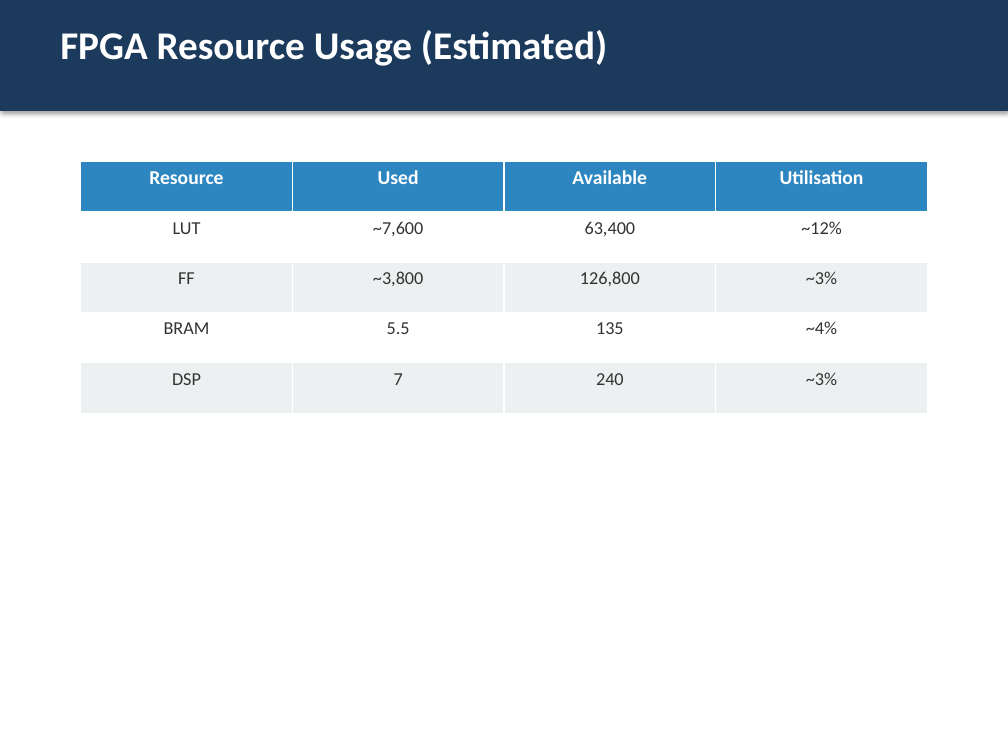
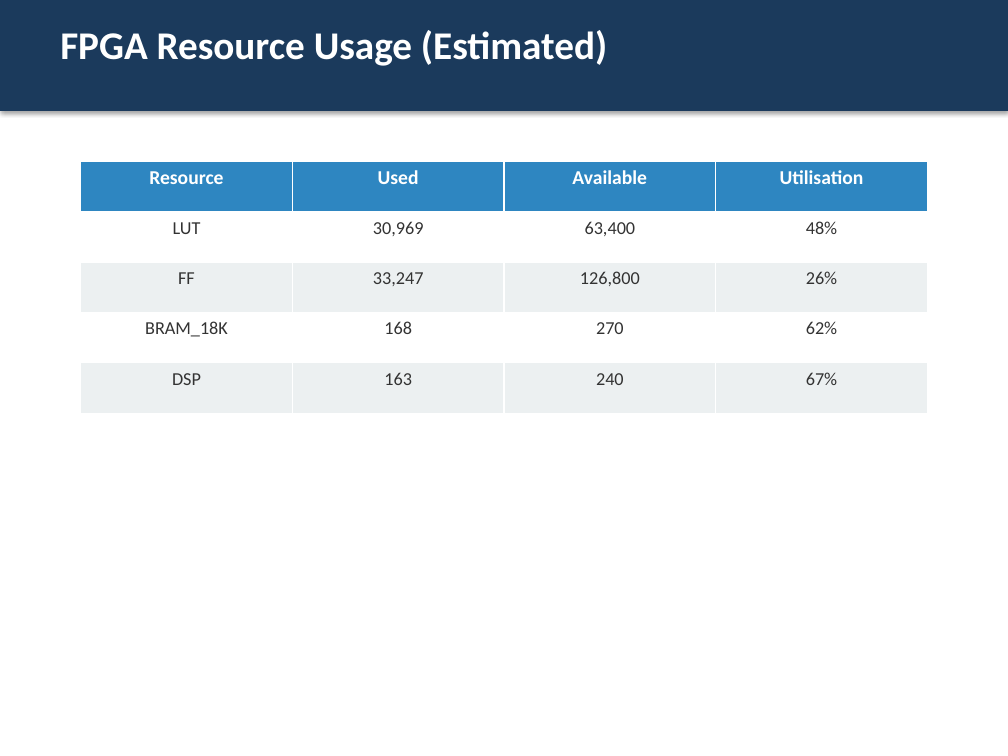
Before and after one commit to akulasahasra75/FPGA--Brain-Tumor-Segmentation, a slide deck: slide 8 of 06_documentation/presentation.pptx. Drawn at 1008x756 pixels with LibreOffice and Linux fonts; fonts in the diff are those of the drawing. Boxes give left, top, right and bottom in pixels: in the first picture for what was removed or moved away, otherwise in the second. Text is boxed around its words. In the diff, an @@ line names an element or a change of style, - is before the commit and + after.

```diff
--- a/06_documentation/presentation.pptx
+++ b/06_documentation/presentation.pptx
@@ table at bbox=[81, 161, 927, 413] @@
-row 2, column 2: ~7,600
+row 2, column 2: 30,969
-row 2, column 4: ~12%
+row 2, column 4: 48%
-row 3, column 2: ~3,800
+row 3, column 2: 33,247
-row 3, column 4: ~3%
+row 3, column 4: 26%
-row 4: BRAM | 5.5 | 135 | ~4%
+row 4: BRAM_18K | 168 | 270 | 62%
-row 5, column 2: 7
+row 5, column 2: 163
-row 5, column 4: ~3%
+row 5, column 4: 67%
```
Also in this commit, not shown: 2 other slides changed, 6 other files.
